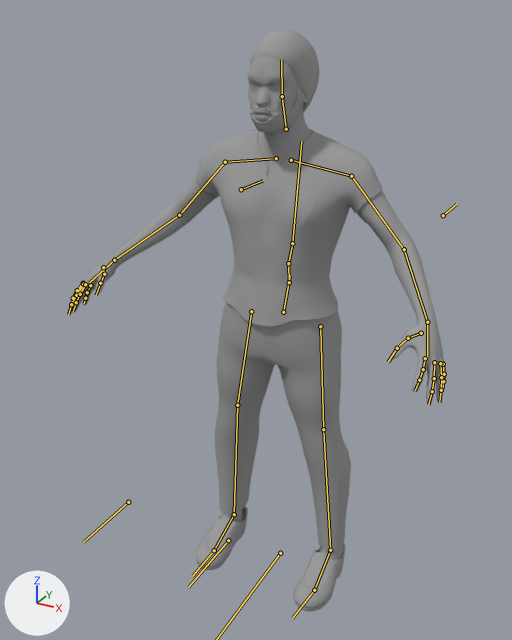
One commit to the Blender file assets/locke.blend: the scene before it, then after it.
Rendered twice from a camera (50 mm lens) standing at (0.92, -1.865, 1.858) and looking at (-0.04, -0.118, 0.985). Arrows for +X, +Y and +Z are at lower left; the lights stay in place. The bones that bend it are drawn over the model as lines.

Objects in the first picture: 'shopkeeperMesh'.
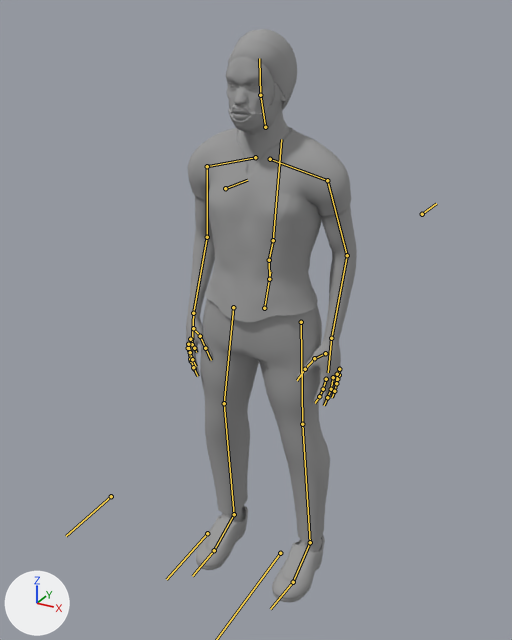
The newer file adds an action. The first version stands in its rest pose; the second is drawn at frame 76 of the action 'shift_weight'.

Edits to the scene script, one JSON object a line:
```json
{"block": "bone_pelvis", "where": "bone_pelvis = bpy.data.objects['armature'].pose.bones['pelvis']  # child of 'root'"}
{"op": "set", "path": "bone_pelvis.location", "old": "(0.0, 0.0, 0.0)", "new": "(-0.068, 0.0, 0.0)"}
{"op": "set", "path": "bone_pelvis.rotation_quaternion", "old": "(1.0, 0.0, 0.0, 0.0)", "new": "(1.0, 0.009, 0.0, 0.0)", "note": "degrees (0, 0, 0) -> degrees (1, 0, 0)"}
{"block": "bone_spine_01", "where": "bone_spine_01 = bpy.data.objects['armature'].pose.bones['spine_01']  # child of 'pelvis'"}
{"op": "set", "path": "bone_spine_01.rotation_quaternion", "old": "(1.0, 0.0, 0.0, 0.0)", "new": "(1.0, -0.009, 0.0, 0.0)", "note": "degrees (0, 0, 0) -> degrees (-1, 0, 0)"}
{"block": "bone_spine_02", "where": "bone_spine_02 = bpy.data.objects['armature'].pose.bones['spine_02']  # child of 'spine_01'"}
{"op": "set", "path": "bone_spine_02.rotation_quaternion", "old": "(1.0, 0.0, 0.0, 0.0)", "new": "(1.0, -0.009, 0.0, 0.0)", "note": "degrees (0, 0, 0) -> degrees (-1, 0, 0)"}
{"block": "bone_clavicle_l", "where": "bone_clavicle_l = bpy.data.objects['armature'].pose.bones['clavicle_l']  # child of 'spine_03'"}
{"op": "set", "path": "bone_clavicle_l.location", "old": "(0.0, 0.0, 0.0)", "new": "(0.001, 0.001, 0.005)"}
{"op": "set", "path": "bone_clavicle_l.rotation_quaternion", "old": "(1.0, 0.0, 0.0, 0.0)", "new": "(0.999, 0.043, 0.003, -0.005)", "note": "degrees (0, 0, 0) -> degrees (5, 0, -1)"}
{"block": "bone_clavicle_r", "where": "bone_clavicle_r = bpy.data.objects['armature'].pose.bones['clavicle_r']  # child of 'spine_03'"}
{"op": "set", "path": "bone_clavicle_r.location", "old": "(0.0, 0.0, 0.0)", "new": "(-0.001, 0.001, 0.005)"}
{"op": "set", "path": "bone_clavicle_r.rotation_quaternion", "old": "(1.0, 0.0, 0.0, 0.0)", "new": "(0.999, 0.043, -0.003, 0.005)", "note": "degrees (0, 0, 0) -> degrees (5, 0, 1)"}
{"block": "bone_head", "where": "bone_head = bpy.data.objects['armature'].pose.bones['head']  # child of 'neck_01'"}
{"op": "set", "path": "bone_head.rotation_quaternion", "old": "(1.0, 0.0, 0.0, 0.0)", "new": "(1.0, 0.009, 0.0, 0.0)", "note": "degrees (0, 0, 0) -> degrees (1, 0, 0)"}
{"block": "bone_hand_r_ik", "where": "bone_hand_r_ik = bpy.data.objects['armature'].pose.bones['hand_r.IK']"}
{"op": "set", "path": "bone_hand_r_ik.location", "old": "(0.0, 0.0, 0.0)", "new": "(-0.111, -0.073, 0.275)"}
{"op": "set", "path": "bone_hand_r_ik.rotation_quaternion", "old": "(1.0, 0.0, 0.0, 0.0)", "new": "(0.904, 0.314, -0.047, 0.288)", "note": "degrees (0, 0, 0) -> degrees (34, -15, 31)"}
{"block": "bone_hand_l_ik", "where": "bone_hand_l_ik = bpy.data.objects['armature'].pose.bones['hand_l.IK']"}
{"op": "set", "path": "bone_hand_l_ik.location", "old": "(0.0, 0.0, 0.0)", "new": "(0.106, -0.155, 0.381)"}
{"op": "set", "path": "bone_hand_l_ik.rotation_quaternion", "old": "(1.0, 0.0, 0.0, 0.0)", "new": "(0.926, 0.187, -0.117, -0.306)", "note": "degrees (0, 0, 0) -> degrees (25, -6, -38)"}
{"block": "bone_foot_l_ik", "where": "bone_foot_l_ik = bpy.data.objects['armature'].pose.bones['foot_l.IK']"}
{"op": "set", "path": "bone_foot_l_ik.location", "old": "(0.0, 0.0, 0.0)", "new": "(-0.08, -0.002, -0.009)"}
```

Changed parts and their boxes (x1, y1, x2, y2) in the pictures (512 x 640 px):
```json
{"object": "shopkeeperMesh", "change": "posed", "before": [68, 30, 446, 611], "after": [186, 29, 357, 602], "on screen": "55% narrower"}
{"bone": "pelvis", "before": "(283, 312) to (290, 275)", "after": "(264, 308) to (270, 272)"}
{"bone": "spine_01", "before": "(289, 282) to (288, 263)", "after": "(269, 279) to (269, 260)"}
{"bone": "spine_02", "before": "(288, 263) to (292, 243)", "after": "(269, 260) to (273, 240)"}
{"bone": "clavicle_l", "before": "(291, 160) to (351, 176)", "after": "(270, 159) to (327, 180)"}
{"bone": "clavicle_r", "before": "(276, 158) to (225, 162)", "after": "(255, 157) to (207, 166)"}
{"bone": "head", "before": "(282, 96) to (281, 59)", "after": "(260, 95) to (259, 58)"}
```
